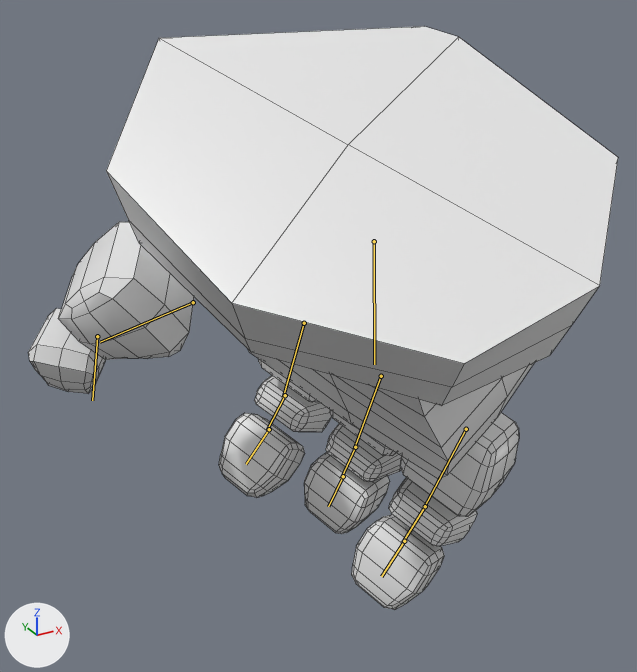
One commit to the FBX model blendFiles/Chara/FBX/SMSH_RIG_Hand_Character.fbx: the scene before it, then after it.
One viewpoint serves both versions: a camera (50 mm lens) standing at (-0.232, -0.32, -0.277) and looking at (-0.087, -0.056, -0.408). Every picture has the same lights, and +X, +Y and +Z are marked at lower left. The first picture is the older version. Both versions are drawn at frame 1 of the action 'Hand|additive_pickupItem'; the numbers are the values there. The bones that change, and the others that lie on the model, are drawn over the model as lines. Mesh edges are drawn as thin lines.

Names of what the first picture shows: 'msh_hand_character'.
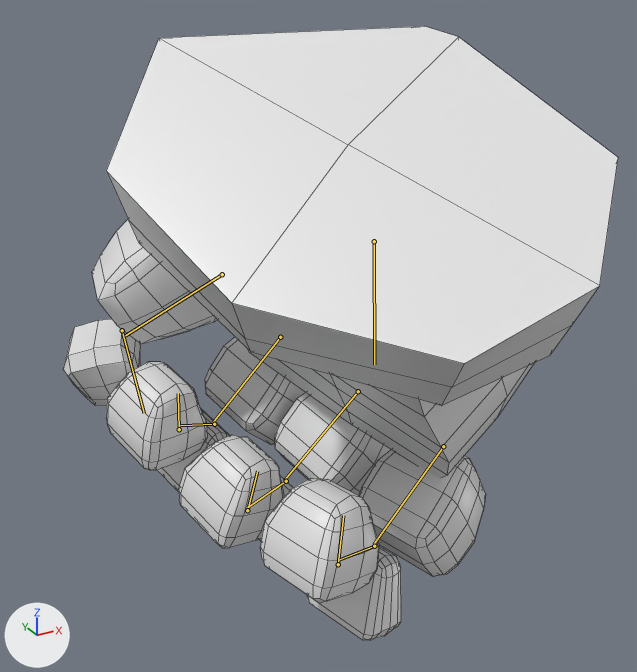
Location of each change, [x1, y1, x2, y2] in pixels of the pictures (637 x 672 px):
'msh_hand_character', posed: before [28, 26, 618, 610]; after [63, 26, 618, 640]
bone 'Thumb_01', root to tip: before (193, 302) to (100, 342); after (222, 274) to (125, 335)
bone 'Thumb_02', root to tip: before (97, 336) to (92, 400); after (122, 330) to (144, 413)
bone 'Finger01.01', root to tip: before (304, 323) to (283, 397); after (280, 337) to (212, 423)
bone 'Finger01.02', root to tip: before (285, 395) to (267, 430); after (214, 424) to (180, 425)
bone 'Finger01.03', root to tip: before (269, 429) to (246, 464); after (179, 429) to (178, 393)
bone 'Finger02.01', root to tip: before (381, 376) to (354, 449); after (358, 391) to (284, 480)
bone 'Finger02.02', root to tip: before (355, 447) to (341, 478); after (286, 481) to (247, 507)
bone 'Finger02.03', root to tip: before (343, 476) to (328, 506); after (247, 510) to (257, 471)
bone 'Finger03.01', root to tip: before (466, 429) to (423, 508); after (443, 446) to (373, 544)
bone 'Finger03.02', root to tip: before (425, 506) to (402, 542); after (374, 546) to (338, 560)
bone 'Finger03.03', root to tip: before (404, 541) to (381, 576); after (338, 564) to (343, 515)

The change, as a diff of the scene's bpy script:
```diff
--- a/blendFiles/Chara/FBX/SMSH_RIG_Hand_Character.fbx.py
+++ b/blendFiles/Chara/FBX/SMSH_RIG_Hand_Character.fbx.py
@@ bone_thumb_01 @@
 bone_thumb_01 = bpy.data.objects['Hand'].pose.bones['Thumb_01']  # child of 'Hand'
-bone_thumb_01.location = (-0.0187, -0.0063, 0.0033)
-bone_thumb_01.rotation_quaternion = (0.604, 0.29, -0.709, 0.221)  # degrees (-12, -100, 55)
+bone_thumb_01.location = (0.0, 0.0, 0.0)
+bone_thumb_01.rotation_quaternion = (0.562, 0.411, -0.639, 0.327)  # degrees (-16, -99, 79)
@@ bone_thumb_02 @@
 bone_thumb_02 = bpy.data.objects['Hand'].pose.bones['Thumb_02']  # child of 'Thumb_01'
-bone_thumb_02.rotation_quaternion = (0.924, 0.0, 0.0, 0.382)  # degrees (0, 0, 45)
+bone_thumb_02.rotation_quaternion = (0.844, 0.0, 0.0, 0.536)  # degrees (0, 0, 65)
@@ bone_finger01_01 @@
 bone_finger01_01 = bpy.data.objects['Hand'].pose.bones['Finger01.01']  # child of 'Hand'
-bone_finger01_01.location = (0.0131, 0.0027, -0.0018)
-bone_finger01_01.rotation_quaternion = (0.979, 0.002, -0.012, 0.202)  # degrees (0, -1, 23)
+bone_finger01_01.location = (0.0, 0.0, 0.0)
+bone_finger01_01.rotation_quaternion = (0.822, -0.048, 0.097, 0.559)  # degrees (2, 12, 69)
@@ bone_finger01_02 @@
 bone_finger01_02 = bpy.data.objects['Hand'].pose.bones['Finger01.02']  # child of 'Finger01.01'
-bone_finger01_02.rotation_quaternion = (0.979, 0.0, 0.0, 0.202)  # degrees (0, 0, 23)
+bone_finger01_02.rotation_quaternion = (0.826, 0.0, 0.0, 0.564)  # degrees (0, 0, 69)
@@ bone_finger01_03 @@
 bone_finger01_03 = bpy.data.objects['Hand'].pose.bones['Finger01.03']  # child of 'Finger01.02'
-bone_finger01_03.rotation_quaternion = (0.979, 0.0, 0.0, 0.202)  # degrees (0, 0, 23)
+bone_finger01_03.rotation_quaternion = (0.826, 0.0, 0.0, 0.564)  # degrees (0, 0, 69)
@@ bone_finger02_01 @@
 bone_finger02_01 = bpy.data.objects['Hand'].pose.bones['Finger02.01']  # child of 'Hand'
-bone_finger02_01.location = (0.0131, 0.0027, -0.0018)
-bone_finger02_01.rotation_quaternion = (0.98, 0.0, 0.0, 0.199)  # degrees (0, 0, 23)
+bone_finger02_01.location = (0.0, 0.0, 0.0)
+bone_finger02_01.rotation_quaternion = (0.797, -0.056, 0.103, 0.593)  # degrees (2, 13, 73)
@@ bone_finger02_02 @@
 bone_finger02_02 = bpy.data.objects['Hand'].pose.bones['Finger02.02']  # child of 'Finger02.01'
-bone_finger02_02.rotation_quaternion = (0.997, 0.0, 0.0, 0.08)  # degrees (0, 0, 9)
+bone_finger02_02.rotation_quaternion = (0.967, 0.0, 0.0, 0.255)  # degrees (0, 0, 29)
@@ bone_finger02_03 @@
 bone_finger02_03 = bpy.data.objects['Hand'].pose.bones['Finger02.03']  # child of 'Finger02.02'
-bone_finger02_03.rotation_quaternion = (0.998, 0.0, 0.0, 0.069)  # degrees (0, 0, 8)
+bone_finger02_03.rotation_quaternion = (0.534, 0.0, 0.0, 0.846)  # degrees (0, 0, 115)
@@ bone_finger03_01 @@
 bone_finger03_01 = bpy.data.objects['Hand'].pose.bones['Finger03.01']  # child of 'Hand'
-bone_finger03_01.location = (0.0131, 0.0027, -0.0018)
-bone_finger03_01.rotation_quaternion = (0.966, 0.0, 0.0, 0.26)  # degrees (0, 0, 30)
+bone_finger03_01.location = (0.0, 0.0, 0.0)
+bone_finger03_01.rotation_quaternion = (0.727, -0.155, 0.12, 0.658)  # degrees (-4, 22, 84)
@@ bone_finger03_02 @@
 bone_finger03_02 = bpy.data.objects['Hand'].pose.bones['Finger03.02']  # child of 'Finger03.01'
-bone_finger03_02.rotation_quaternion = (0.99, 0.0, 0.0, 0.14)  # degrees (0, 0, 16)
+bone_finger03_02.rotation_quaternion = (0.925, 0.0, 0.0, 0.38)  # degrees (0, 0, 45)
@@ bone_finger03_03 @@
 bone_finger03_03 = bpy.data.objects['Hand'].pose.bones['Finger03.03']  # child of 'Finger03.02'
-bone_finger03_03.rotation_quaternion = (0.995, 0.0, 0.0, 0.1)  # degrees (0, 0, 11)
+bone_finger03_03.rotation_quaternion = (0.697, 0.0, 0.0, 0.717)  # degrees (0, 0, 92)
```
